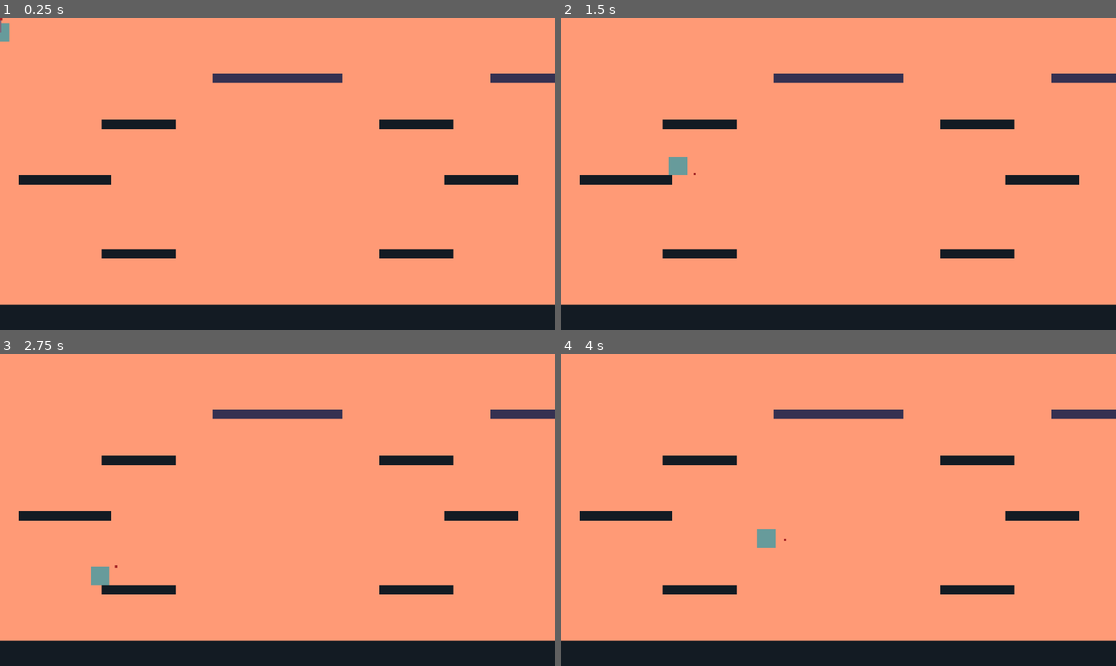
Above: before the commit, frames 1-4 (two rows, left to right).
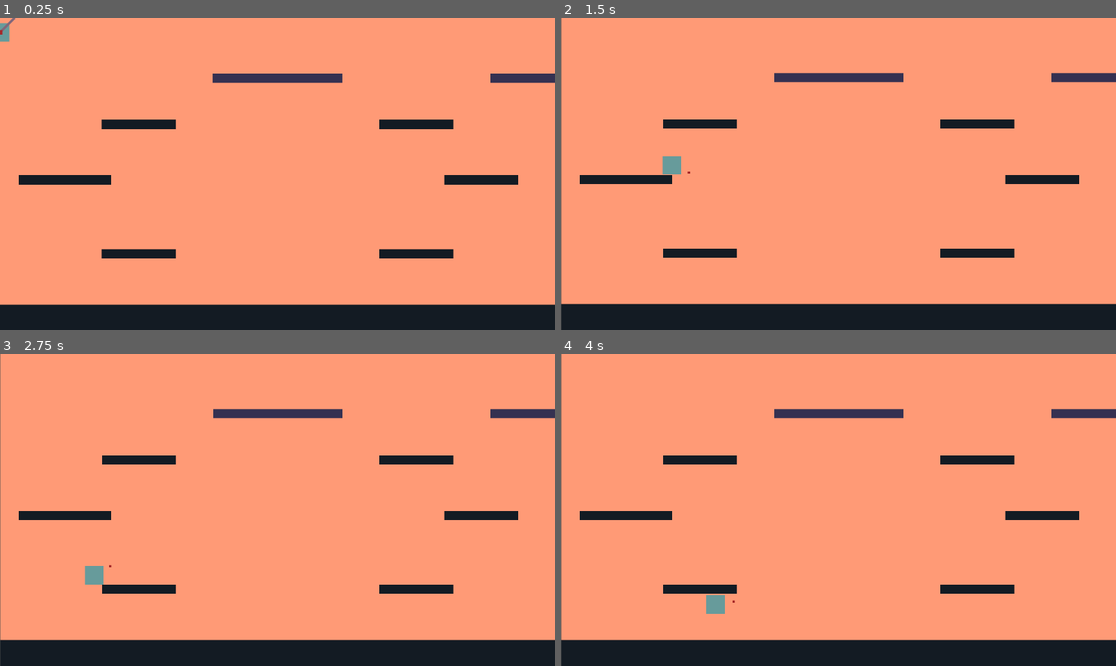
Above: after the commit, the same moments.

Repository: mightyminebuster/Github-GameOff-2020
Game: Godot game, scene res://Rooms/Demo.tscn
Same seed, same stepped clock (60 frames per second), same inputs: the game is played once before the commit and once after it.
Inputs (mouse positions are in pixels of both pictures, inside the frame that each line leads up to):
- Up to frame 1 (0.25 s): no input
- Up to frame 2 (1.5 s): move the mouse to (960, 158) at 0.52 s; hold D (move_right) from 0.53 s (still down); click (960, 158) at 0.6 s; tap Space (jump) at 0.77 s; move the mouse to (727, 189) at 1.27 s; tap Shift (dash) at 1.35 s
- Up to frame 3 (2.75 s): tap Space (jump) at 1.52 s; click (166, 525) at 1.55 s; move the mouse to (333, 441) at 2.02 s; release D (move_right) at 2.03 s; hold A (move_left) from 2.03 s (still down); click (333, 441) at 2.1 s
- Up to frame 4 (4 s): move the mouse to (810, 572) at 2.77 s; release A (move_left) at 2.78 s; hold D (move_right) from 2.78 s (still down); click (810, 572) at 2.85 s; tap Space (jump) at 3.02, 3.77 s; move the mouse to (1005, 556) at 3.52 s; tap Shift (dash) at 3.6 s; click (1005, 556) at 3.8 s

The runs differ from the first frame. In frame 1, less than 0.1% of the frame differs, in the area x 0-3%, y 0-6%; in frame 2, 1.3%; in frame 3, 1.3%; in frame 4, 1.5%, in the area x 0-100%, y 0-100%.

Commit message:
Added Grapple animatiin

Diff:
--- a/SourceCode/Objects/Player/GrappleHook.gd
+++ b/SourceCode/Objects/Player/GrappleHook.gd
@@ -8,32 +8,45 @@
 
 var tip: Vector2 = Vector2.ZERO
 var tip_target: Vector2 = Vector2.ZERO
-var speed: int = 50
+var speed: int = 25
 
 var pull: int = 50
+var is_shooting: bool = false
 
 
 func shoot():
 	$RayCast2D.enabled = true
 	if $RayCast2D.is_colliding():
-		camera.shake(20, 10) #Shake Camera
+		is_shooting = true
 		$GrappleTip.visible = true #set the tip of the hook to visible
 		get_parent().find_node("GrappleLine").visible = true #set the line to visible
-		tip_target = $RayCast2D.get_collision_point()
 
-		return $RayCast2D.get_collision_point()
+		if $RayCast2D.get_collider().collision_layer == 1:
+			camera.shake(20, 10) #Shake Camer
+			tip_target = $RayCast2D.get_collision_point()
+
+		elif $RayCast2D.get_collider().collision_layer == 2:
+			camera.shake(10, 10)
+			tip_target = $RayCast2D.get_collision_point()
+			return $RayCast2D.get_collision_point()
 	return null
 
 func release() -> void:
-	tip = get_parent().global_position
-	tip_target = tip
+	tip = get_parent().find_node("AimingHint").global_position #set tips resting position
+	tip_target = tip #reset tip_target
+	is_shooting = false #reset is_shooting
+
 	$GrappleTip.visible = false
 	get_parent().find_node("GrappleLine").visible = false
 
 func _physics_process(_delta : float):
-	$RayCast2D.cast_to = (get_global_mouse_position() - get_parent().position).normalized() * Vector2(length, length)
-	tip = tip_target
+	if is_shooting:
+		tip.x = move_toward(tip.x, tip_target.x, speed)
+		tip.y = move_toward(tip.y, tip_target.y, speed)
 
+		$GrappleTip.global_position = tip
+		get_parent().find_node("GrappleLine").points[1] = $GrappleTip.position
+	else:
+		$RayCast2D.cast_to = (get_global_mouse_position() - get_parent().position).normalized() * Vector2(length, length)
 
-	$GrappleTip.global_position = tip
-	get_parent().find_node("GrappleLine").points[1] = $GrappleTip.position
+		tip = get_parent().find_node("AimingHint").global_position #set tips resting position
--- a/SourceCode/Objects/Player/Player.gd
+++ b/SourceCode/Objects/Player/Player.gd
@@ -54,7 +54,6 @@
 	state_origin.call(current_state + "_logic", delta)
 	get_input()
 	velocity = velocity.clamped(terminal_velocity)
-	print(velocity)
 	velocity = move_and_slide(velocity, Vector2.UP)
 	if current_state in move_horizontally_states:
 		if direction_facing == 1 && running_velocity < velocity.x || direction_facing == -1 && running_velocity > velocity.x:
@@ -234,10 +233,10 @@
 func grapple_logic(_delta : float) -> void:
 	if Input.is_action_just_released("shoot"):
 		set_state("fall")
-	if target == null:
-		set_state("fall")
-	else:
-
+	if target == null && $GrappleHook.tip == $GrappleHook.tip_target:
+		set_state("fall")
+
+	if target != null && $GrappleHook.tip == $GrappleHook.tip_target:
 		grapple_velocity = (target - position).normalized() * $GrappleHook.pull
 
 		if grapple_velocity.y > 0:
--- a/SourceCode/Objects/Player/Player.tscn
+++ b/SourceCode/Objects/Player/Player.tscn
@@ -33,7 +33,9 @@
 
 [node name="RayCast2D" type="RayCast2D" parent="GrappleHook"]
 enabled = true
-collision_mask = 2
+collision_mask = 3
+
+[node name="Tween" type="Tween" parent="GrappleHook"]
 
 [node name="AimingHint" type="Sprite" parent="."]
 modulate = Color( 0.65098, 0.156863, 0.156863, 1 )
